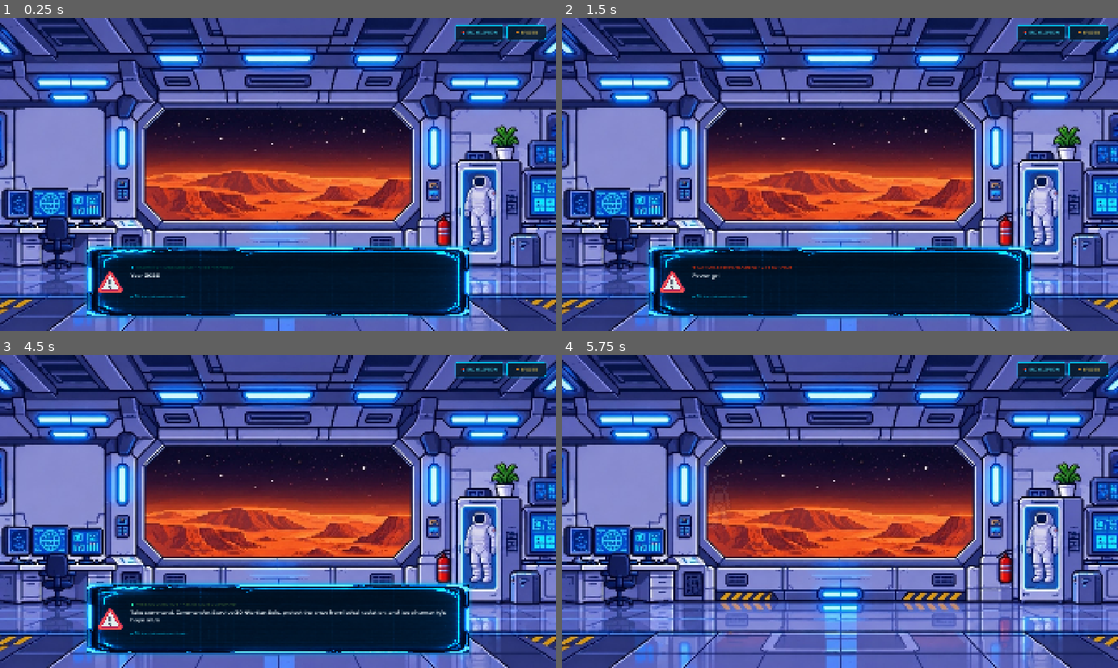
Above: before the commit, frames 1-4 (two rows, left to right).
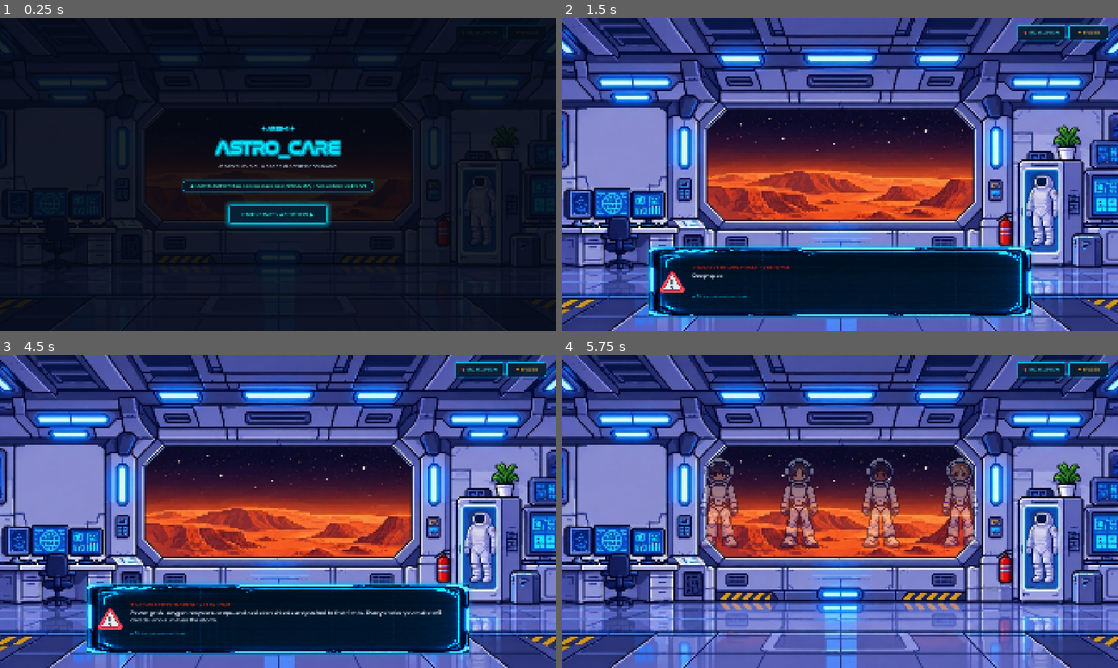
Above: after the commit, the same moments.

Repository: chaybentaleb/Astro_Care
Game: Godot game, scene res://scenes/main.tscn
Same seed, same stepped clock (60 frames per second), same inputs: the game is played once before the commit and once after it. Sound files missing from this copy of the repository are replaced by a short silence.
Inputs (mouse positions are in pixels of both pictures, inside the frame that each line leads up to):
- Up to frame 1 (0.25 s): no input
- Up to frame 2 (1.5 s): click (840, 215) at 0.5 s, where only the run after the commit has a clickable "ENTER ARES-4 STATION ▶"; tap Enter (ui_accept) at 1.25 s; move the mouse to (962, 158) at 1.27 s; hold Right (ui_right) from 1.28 s (still down); click (962, 158) at 1.42 s
- Up to frame 3 (4.5 s): tap Enter (ui_accept) at 1.52 s; release Right (ui_right) at 2 s; click "📚 ENCYCLOPEDIA" at 2 s; click "NEXT ▶️" at 2.75 s; click "NEXT ▶️" at 3.5 s; click "🏆 BADGES" at 4.25 s
- Up to frame 4 (5.75 s): tap Enter (ui_accept) at 5, 5.27 s; move the mouse to (728, 527) at 5.02 s; hold Left (ui_left) from 5.03 s (still down); click (728, 527) at 5.17 s

The runs differ from the first frame. In frame 1, 85% of the frame differs, in the area x 0-100%, y 0-100%; in frame 2, 0.2%; in frame 3, 0.7%; in frame 4, 5.1%.

Commit message:
feat: implement initial Title Screen overlay and background music state control

Diff:
--- a/scenes/dialogue.gd
+++ b/scenes/dialogue.gd
@@ -32,6 +32,11 @@
 @onready var crew_speech_bubble: PanelContainer = %CrewSpeechBubble if has_node("%CrewSpeechBubble") else null
 @onready var crew_speech_text: Label = %CrewSpeechText if has_node("%CrewSpeechText") else null
 
+# Title Screen Overlay & Music Player
+@onready var title_screen: Control = %TitleScreen if has_node("%TitleScreen") else null
+@onready var btn_enter_station: Button = %BtnEnterStation if has_node("%BtnEnterStation") else null
+@onready var music_player: AudioStreamPlayer = %MusicPlayer if has_node("%MusicPlayer") else null
+
 var encyclopedia_scene = preload("res://scenes/EncyclopediaModal.tscn")
 var encyclopedia_instance: EncyclopediaModal = null
 
@@ -43,13 +48,15 @@
 var is_typewriting: bool = false
 var typewriter_tween: Tween = null
 var current_target_text: String = ""
-var current_phase: String = "intro"  # "intro", "crew_teaser", "menu"
+var current_phase: String = "title"  # "title", "intro", "crew_teaser", "menu"
 
 # Audio
 var audio_typewriter: AudioStreamPlayer = null
 var audio_click: AudioStreamPlayer = null
 var sfx_astrobot_speak: AudioStream = null
 var sfx_click: AudioStream = null
+var sfx_music_space: AudioStream = null
+var music_fade_tween: Tween = null
 
 # ─── Storytelling Steps ──────────────────────────────────────────────
 const INTRO_STEPS: Array[Dictionary] = [
@@ -92,7 +99,7 @@
 	_load_audio()
 	dialogue_index = 0
 	is_advancing = false
-	current_phase = "intro"
+	current_phase = "title"
 
 	if intro_control:
 		intro_control.mouse_filter = Control.MOUSE_FILTER_PASS
@@ -101,6 +108,7 @@
 
 	if dialogue_anchor:
 		dialogue_anchor.mouse_filter = Control.MOUSE_FILTER_PASS
+		dialogue_anchor.visible = false
 		if not dialogue_anchor.gui_input.is_connected(_on_gui_input):
 			dialogue_anchor.gui_input.connect(_on_gui_input)
 
@@ -114,8 +122,17 @@
 	if crew_speech_bubble:
 		crew_speech_bubble.visible = false
 		crew_speech_bubble.modulate.a = 0.0
-
-	# Connect action buttons
+	if click_hint:
+		click_hint.visible = false
+
+	# Initial Title Screen State
+	if title_screen:
+		title_screen.visible = true
+		title_screen.modulate.a = 1.0
+
+	# Connect action and title buttons
+	if btn_enter_station and not btn_enter_station.pressed.is_connected(_on_enter_station_pressed):
+		btn_enter_station.pressed.connect(_on_enter_station_pressed)
 	if btn_start_mission and not btn_start_mission.pressed.is_connected(_on_start_mission_pressed):
 		btn_start_mission.pressed.connect(_on_start_mission_pressed)
 	if btn_how_to_play and not btn_how_to_play.pressed.is_connected(_on_how_to_play_pressed):
@@ -135,8 +152,8 @@
 		encyclopedia_instance.visible = false
 		add_child(encyclopedia_instance)
 
-	# Start first intro step with typewriter
-	_show_intro_step(0)
+	# Start background music on initial Title Screen
+	_play_music_fade_in(-10.0, 1.2)
 
 func _load_audio() -> void:
 	# Create AudioStreamPlayers
@@ -150,6 +167,28 @@
 	audio_click.volume_db = -4.0
 	add_child(audio_click)
 
+	# Background Music Player
+	if music_player == null:
+		music_player = get_node_or_null("%MusicPlayer")
+	if music_player == null:
+		music_player = AudioStreamPlayer.new()
+		music_player.name = "MusicPlayer"
+		music_player.bus = "Master"
+		music_player.volume_db = -10.0
+		add_child(music_player)
+
+	if not music_player.finished.is_connected(_on_music_finished):
+		music_player.finished.connect(_on_music_finished)
+
+	# Load music asset
+	if ResourceLoader.exists("res://assets/audio/music/music_space.mp3.mp3"):
+		sfx_music_space = load("res://assets/audio/music/music_space.mp3.mp3")
+	elif ResourceLoader.exists("res://assets/audio/music/music_space.mp3"):
+		sfx_music_space = load("res://assets/audio/music/music_space.mp3")
+
+	if sfx_music_space and sfx_music_space is AudioStreamMP3:
+		(sfx_music_space as AudioStreamMP3).loop = true
+
 	# Load typing sound
 	if ResourceLoader.exists("res://assets/audios/astrobot_speak.wav"):
 		sfx_astrobot_speak = load("res://assets/audios/astrobot_speak.wav")
@@ -162,7 +201,57 @@
 	elif ResourceLoader.exists("res://assets/audio/sound effects/pop up bot.mp3"):
 		sfx_click = load("res://assets/audio/sound effects/pop up bot.mp3")
 
+func _on_music_finished() -> void:
+	if current_phase in ["title", "menu"] and music_player and sfx_music_space:
+		music_player.play()
+
+func _play_music_fade_in(target_db: float = -10.0, duration: float = 1.2) -> void:
+	if not music_player or not sfx_music_space:
+		return
+	if music_fade_tween:
+		music_fade_tween.kill()
+	music_player.stream = sfx_music_space
+	music_player.volume_db = -60.0
+	music_player.play()
+	music_fade_tween = create_tween()
+	music_fade_tween.tween_property(music_player, "volume_db", target_db, duration)
+
+func _fade_out_music(duration: float = 0.6) -> void:
+	if not music_player or not music_player.playing:
+		return
+	if music_fade_tween:
+		music_fade_tween.kill()
+	music_fade_tween = create_tween()
+	music_fade_tween.tween_property(music_player, "volume_db", -60.0, duration)
+	music_fade_tween.tween_callback(func():
+		if music_player:
+			music_player.stop()
+	)
+
+func _on_enter_station_pressed() -> void:
+	if current_phase != "title":
+		return
+	_play_click_sound()
+
+	# Smoothly fade out music so typewriter effects are crystal clear
+	_fade_out_music(0.6)
+
+	# Smoothly fade out and hide Title Overlay
+	if title_screen:
+		var fade = create_tween()
+		fade.tween_property(title_screen, "modulate:a", 0.0, 0.35)
+		await fade.finished
+		title_screen.visible = false
+
+	# Transition to intro storytelling step 0
+	current_phase = "intro"
+	dialogue_index = 0
+	_show_intro_step(0)
+
 func _ensure_nodes() -> void:
+	if title_screen == null: title_screen = get_node_or_null("%TitleScreen")
+	if btn_enter_station == null: btn_enter_station = get_node_or_null("%BtnEnterStation")
+	if music_player == null: music_player = get_node_or_null("%MusicPlayer")
 	if dialogue_text == null: dialogue_text = get_node_or_null("%DialogueText")
 	if click_hint == null: click_hint = get_node_or_null("%ClickHint")
 	if header_label == null: header_label = get_node_or_null("%HeaderLabel")
@@ -196,7 +285,9 @@
 
 	var step = INTRO_STEPS[index]
 
-	# Show dialogue anchor, hide crew section
+	# Show dialogue anchor, hide crew section and title screen
+	if title_screen:
+		title_screen.visible = false
 	if dialogue_anchor:
 		dialogue_anchor.visible = true
 	if crew_section:
@@ -281,6 +372,9 @@
 		bubble_out.tween_property(crew_speech_bubble, "modulate:a", 0.0, 0.2)
 		await bubble_out.finished
 		crew_speech_bubble.visible = false
+
+	# Smoothly fade the background music back in
+	_play_music_fade_in(-10.0, 1.2)
 
 	# Show action buttons with smooth fade-in below crew
 	if action_buttons_center:
@@ -390,8 +484,8 @@
 				get_viewport().set_input_as_handled()
 		return
 
-	# In menu phase, let buttons handle their own clicks — don't intercept
-	if current_phase == "menu":
+	# In title or menu phase, let dedicated buttons handle clicks — don't intercept
+	if current_phase == "title" or current_phase == "menu":
 		return
 
 	if event is InputEventMouseButton and event.button_index == MOUSE_BUTTON_LEFT and event.pressed:
@@ -406,7 +500,7 @@
 		return
 	if how_to_play_modal and how_to_play_modal.visible:
 		return
-	if current_phase == "menu":
+	if current_phase == "title" or current_phase == "menu":
 		return
 	if event is InputEventMouseButton and event.button_index == MOUSE_BUTTON_LEFT and event.pressed:
 		handle_advance()
@@ -420,7 +514,7 @@
 		return
 	if how_to_play_modal and how_to_play_modal.visible:
 		return
-	if current_phase == "menu":
+	if current_phase == "title" or current_phase == "menu":
 		return
 	if event is InputEventMouseButton and event.button_index == MOUSE_BUTTON_LEFT and event.pressed:
 		handle_advance()
@@ -496,6 +590,9 @@
 
 func _on_start_mission_pressed() -> void:
 	_play_click_sound()
+	_fade_out_music(0.3)
+	if music_fade_tween and music_fade_tween.is_valid():
+		await music_fade_tween.finished
 	intro_finished.emit()
 
 func _on_how_to_play_pressed() -> void:
--- a/scenes/dialogue.tscn
+++ b/scenes/dialogue.tscn
@@ -155,6 +155,60 @@
 shadow_color = Color(0.2, 1, 0.6, 0.35)
 shadow_size = 18
 
+[sub_resource type="StyleBoxFlat" id="StyleBoxFlat_telemetry"]
+bg_color = Color(0.02, 0.07, 0.13, 0.88)
+border_width_left = 1
+border_width_top = 1
+border_width_right = 1
+border_width_bottom = 1
+border_color = Color(0, 0.75, 0.9, 0.5)
+corner_radius_top_left = 8
+corner_radius_top_right = 8
+corner_radius_bottom_right = 8
+corner_radius_bottom_left = 8
+shadow_color = Color(0, 0.7, 0.9, 0.2)
+shadow_size = 10
+
+[sub_resource type="StyleBoxFlat" id="StyleBoxFlat_btn_enter"]
+bg_color = Color(0.03, 0.1, 0.18, 0.92)
+border_width_left = 2
+border_width_top = 2
+border_width_right = 2
+border_width_bottom = 2
+border_color = Color(0, 0.85, 1, 0.9)
+corner_radius_top_left = 8
+corner_radius_top_right = 8
+corner_radius_bottom_right = 8
+corner_radius_bottom_left = 8
+shadow_color = Color(0, 0.85, 1, 0.45)
+shadow_size = 18
+
+[sub_resource type="StyleBoxFlat" id="StyleBoxFlat_btn_enter_hover"]
+bg_color = Color(0.08, 0.22, 0.38, 0.98)
+border_width_left = 2
+border_width_top = 2
+border_width_right = 2
+border_width_bottom = 2
+border_color = Color(0.3, 1, 0.95, 1)
+corner_radius_top_left = 8
+corner_radius_top_right = 8
+corner_radius_bottom_right = 8
+corner_radius_bottom_left = 8
+shadow_color = Color(0.2, 1, 0.95, 0.65)
+shadow_size = 24
+
+[sub_resource type="StyleBoxFlat" id="StyleBoxFlat_btn_enter_pressed"]
+bg_color = Color(0.02, 0.07, 0.14, 1)
+border_width_left = 2
+border_width_top = 2
+border_width_right = 2
+border_width_bottom = 2
+border_color = Color(0.6, 1, 0.95, 1)
+corner_radius_top_left = 8
+corner_radius_top_right = 8
+corner_radius_bottom_right = 8
+corner_radius_bottom_left = 8
+
 [node name="DialogueLayer" type="CanvasLayer"]
 layer = 10
 script = ExtResource("4_diag")
@@ -694,3 +748,127 @@
 theme_override_styles/hover = SubResource("StyleBoxFlat_btn_center_hover")
 theme_override_styles/pressed = SubResource("StyleBoxFlat_btn_center_pressed")
 text = "UNDERSTOOD, COMMANDER ▶"
+
+[node name="TitleScreen" type="Control" parent="IntroControl"]
+unique_name_in_owner = true
+layout_mode = 1
+anchors_preset = 15
+anchor_right = 1.0
+anchor_bottom = 1.0
+grow_horizontal = 2
+grow_vertical = 2
+mouse_filter = 2
+
+[node name="Backdrop" type="ColorRect" parent="IntroControl/TitleScreen"]
+layout_mode = 1
+anchors_preset = 15
+anchor_right = 1.0
+anchor_bottom = 1.0
+grow_horizontal = 2
+grow_vertical = 2
+mouse_filter = 2
+color = Color(0.015, 0.035, 0.07, 0.88)
+
+[node name="TitleVBox" type="VBoxContainer" parent="IntroControl/TitleScreen"]
+layout_mode = 1
+anchors_preset = 8
+anchor_left = 0.5
+anchor_top = 0.5
+anchor_right = 0.5
+anchor_bottom = 0.5
+offset_left = -460.0
+offset_top = -240.0
+offset_right = 460.0
+offset_bottom = 240.0
+grow_horizontal = 2
+grow_vertical = 2
+mouse_filter = 2
+theme_override_constants/separation = 16
+alignment = 1
+
+[node name="EmblemLabel" type="Label" parent="IntroControl/TitleScreen/TitleVBox"]
+layout_mode = 2
+mouse_filter = 2
+theme_override_colors/font_color = Color(0.2, 0.9, 1, 0.95)
+theme_override_colors/font_shadow_color = Color(0, 0.8, 1, 0.45)
+theme_override_constants/shadow_offset_x = 0
+theme_override_constants/shadow_offset_y = 0
+theme_override_constants/shadow_outline_size = 14
+theme_override_fonts/font = ExtResource("3_fyky8")
+theme_override_font_sizes/font_size = 18
+text = "✦ ARES-4 ✦"
+horizontal_alignment = 1
+
+[node name="MainTitleLabel" type="Label" parent="IntroControl/TitleScreen/TitleVBox"]
+layout_mode = 2
+mouse_filter = 2
+theme_override_colors/font_color = Color(0, 0.92, 1, 1)
+theme_override_colors/font_shadow_color = Color(0, 0.85, 1, 0.6)
+theme_override_constants/shadow_offset_x = 0
+theme_override_constants/shadow_offset_y = 0
+theme_override_constants/shadow_outline_size = 28
+theme_override_fonts/font = ExtResource("3_fyky8")
+theme_override_font_sizes/font_size = 62
+text = "ASTRO_CARE"
+horizontal_alignment = 1
+
+[node name="SubtitleLabel" type="Label" parent="IntroControl/TitleScreen/TitleVBox"]
+layout_mode = 2
+mouse_filter = 2
+theme_override_colors/font_color = Color(0.7, 0.88, 1, 0.92)
+theme_override_fonts/font = ExtResource("3_fyky8")
+theme_override_font_sizes/font_size = 16
+text = "MARS SURVIVAL & SPACE WEATHER COMMAND"
+horizontal_alignment = 1
+
+[node name="Spacer" type="Control" parent="IntroControl/TitleScreen/TitleVBox"]
+custom_minimum_size = Vector2(0, 6)
+layout_mode = 2
+mouse_filter = 2
+
+[node name="TelemetryPanel" type="PanelContainer" parent="IntroControl/TitleScreen/TitleVBox"]
+layout_mode = 2
+size_flags_horizontal = 4
+mouse_filter = 2
+theme_override_styles/panel = SubResource("StyleBoxFlat_telemetry")
+
+[node name="TelemetryMargin" type="MarginContainer" parent="IntroControl/TitleScreen/TitleVBox/TelemetryPanel"]
+layout_mode = 2
+mouse_filter = 2
+theme_override_constants/margin_left = 24
+theme_override_constants/margin_top = 10
+theme_override_constants/margin_right = 24
+theme_override_constants/margin_bottom = 10
+
+[node name="TelemetryLabel" type="Label" parent="IntroControl/TitleScreen/TitleVBox/TelemetryPanel/TelemetryMargin"]
+layout_mode = 2
+mouse_filter = 2
+theme_override_colors/font_color = Color(0.3, 0.95, 0.75, 1)
+theme_override_fonts/font = ExtResource("3_fyky8")
+theme_override_font_sizes/font_size = 13
+text = "● LIVE TELEMETRY | Based on real space data (NASA & CSA) • Auto-updated via live API"
+horizontal_alignment = 1
+
+[node name="Spacer2" type="Control" parent="IntroControl/TitleScreen/TitleVBox"]
+custom_minimum_size = Vector2(0, 14)
+layout_mode = 2
+mouse_filter = 2
+
+[node name="BtnEnterStation" type="Button" parent="IntroControl/TitleScreen/TitleVBox"]
+unique_name_in_owner = true
+custom_minimum_size = Vector2(340, 64)
+layout_mode = 2
+size_flags_horizontal = 4
+mouse_filter = 0
+theme_override_colors/font_color = Color(0.05, 0.98, 0.88, 1)
+theme_override_colors/font_hover_color = Color(1, 1, 1, 1)
+theme_override_fonts/font = ExtResource("3_fyky8")
+theme_override_font_sizes/font_size = 18
+theme_override_styles/normal = SubResource("StyleBoxFlat_btn_enter")
+theme_override_styles/hover = SubResource("StyleBoxFlat_btn_enter_hover")
+theme_override_styles/pressed = SubResource("StyleBoxFlat_btn_enter_pressed")
+text = "ENTER ARES-4 STATION ▶"
+
+[node name="MusicPlayer" type="AudioStreamPlayer" parent="."]
+unique_name_in_owner = true
+volume_db = -10.0
--- /dev/null
+++ b/scripts/test_title_screen_and_audio.gd
@@ -0,0 +1,103 @@
+extends SceneTree
+
+func _init() -> void:
+	_run_tests()
+
+func _run_tests() -> void:
+	print("==================================================")
+	print("TESTING TITLE SCREEN OVERLAY & AUDIO STATE CONTROL...")
+	print("==================================================")
+
+	var diag_scene = load("res://scenes/dialogue.tscn")
+	assert(diag_scene != null, "Failed to load scenes/dialogue.tscn")
+	var diag = diag_scene.instantiate()
+	root.add_child(diag)
+
+	await process_frame
+	await process_frame
+
+	# 1. Verify Initial Title Screen Nodes
+	var title_screen: Control = diag.get_node_or_null("%TitleScreen")
+	assert(title_screen != null, "TitleScreen node (%TitleScreen) missing")
+	assert(title_screen.visible == true, "TitleScreen must be visible on start")
+
+	var btn_enter: Button = diag.get_node_or_null("%BtnEnterStation")
+	assert(btn_enter != null, "BtnEnterStation node missing")
+	assert(btn_enter.mouse_filter == Control.MOUSE_FILTER_STOP, "BtnEnterStation mouse_filter must be STOP (0)")
+	assert("ENTER ARES-4 STATION" in btn_enter.text, "BtnEnterStation text expected")
+	print("✓ %TitleScreen and %BtnEnterStation verified.")
+
+	var emblem = title_screen.find_child("EmblemLabel", true, false)
+	assert(emblem != null and "ARES-4" in emblem.text, "ARES-4 emblem missing")
+
+	var main_title = title_screen.find_child("MainTitleLabel", true, false)
+	assert(main_title != null and main_title.text == "ASTRO_CARE", "Main title ASTRO_CARE missing")
+
+	var subtitle = title_screen.find_child("SubtitleLabel", true, false)
+	assert(subtitle != null and "MARS SURVIVAL" in subtitle.text, "Subtitle missing")
+
+	var telemetry = title_screen.find_child("TelemetryLabel", true, false)
+	assert(telemetry != null and "LIVE TELEMETRY" in telemetry.text, "Telemetry label missing")
+	print("✓ Holographic emblem, glowing title, subtitle, and live telemetry badge verified.")
+
+	# 2. Verify Hidden Elements on Initial Title Screen
+	var dialogue_anchor: Control = diag.get_node_or_null("IntroControl/DialogueAnchor")
+	var crew_section: Control = diag.get_node_or_null("%CrewSection")
+	var action_buttons: Control = diag.get_node_or_null("%ActionButtonsCenter")
+	assert(dialogue_anchor.visible == false, "DialogueAnchor must be hidden on Title Screen")
+	assert(crew_section.visible == false, "CrewSection must be hidden on Title Screen")
+	assert(action_buttons.visible == false, "ActionButtonsCenter must be hidden on Title Screen")
+	print("✓ Storytelling box, crew section, and menu buttons are correctly hidden on Title Screen.")
+
+	# 3. Verify Background Music on Title Screen
+	var music_player: AudioStreamPlayer = diag.get_node_or_null("%MusicPlayer")
+	assert(music_player != null, "MusicPlayer node missing")
+	assert(diag.sfx_music_space != null, "Music asset failed to load")
+	assert(music_player.playing == true, "Background music should be playing on Title Screen")
+	assert(diag.current_phase == "title", "Initial phase must be 'title'")
+	print("✓ Background music is actively playing in loop on Title Screen.")
+
+	# 4. Verify Random Clicks do NOT advance while on Title Screen
+	var random_click = InputEventMouseButton.new()
+	random_click.button_index = MOUSE_BUTTON_LEFT
+	random_click.pressed = true
+	diag._input(random_click)
+	assert(diag.current_phase == "title", "Phase should remain 'title' after random click")
+	assert(title_screen.visible == true, "TitleScreen should remain visible after random click")
+	print("✓ Non-button clicks safely ignored during Title Screen state.")
+
+	# 5. Click ENTER ARES-4 STATION
+	print("\nClicking 'ENTER ARES-4 STATION ▶'...")
+	diag._on_enter_station_pressed()
+	await create_timer(0.7).timeout
+
+	assert(diag.current_phase == "intro", "Phase must transition to 'intro'")
+	assert(title_screen.visible == false, "TitleScreen must be hidden after entering station")
+	assert(dialogue_anchor.visible == true, "DialogueAnchor must be visible in intro phase")
+	assert(music_player.playing == false, "Music must be stopped so typewriter effects are clear")
+	print("✓ Music smoothly faded out/stopped, TitleScreen hidden, Storytelling Step 1 initiated.")
+
+	# 6. Test Music Fade-in on Menu reveal
+	print("\nTesting Menu Transition & Music Resumption...")
+	diag._transition_to_menu()
+	await create_timer(0.3).timeout
+
+	assert(diag.current_phase == "menu", "Phase must be 'menu'")
+	assert(action_buttons.visible == true, "ActionButtonsCenter must be visible in menu phase")
+	assert(music_player.playing == true, "Music should resume playing on Menu state")
+	print("✓ Action buttons revealed and background music smoothly faded back in.")
+
+	# 7. Test START MISSION Music Fade-out
+	print("\nTesting 'START MISSION ▶' Music Fade-out...")
+	diag._on_start_mission_pressed()
+	await diag.intro_finished
+
+	assert(music_player.playing == false, "Music must be stopped on transition to mission")
+	print("✓ Music faded out completely and intro_finished emitted successfully.")
+
+	# Cleanup
+	diag.queue_free()
+	print("\n==================================================")
+	print("ALL TITLE SCREEN & AUDIO STATE TESTS PASSED!")
+	print("==================================================")
+	quit()
